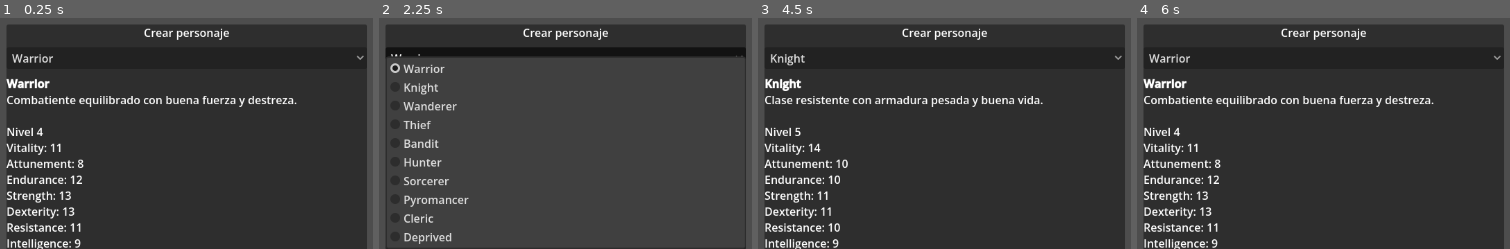
Above: before the commit, frames 1-4 (left to right).
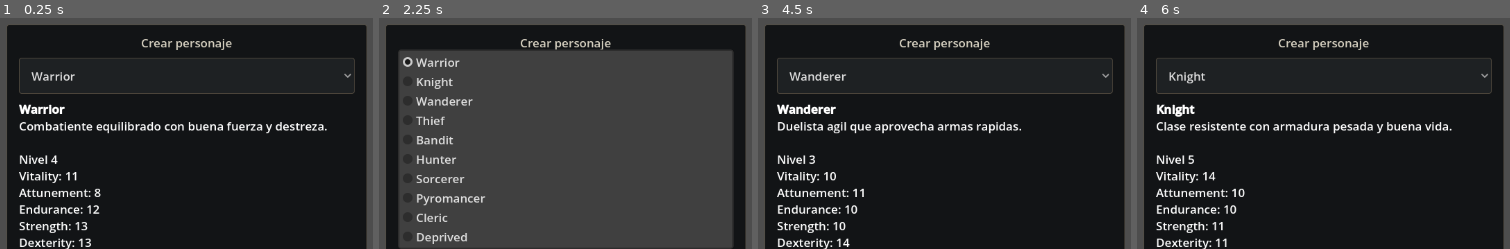
Above: after the commit, the same moments.

Repository: joacoaldabe/Soulslike
Game: Godot game, scene res://scenes/Main.tscn
The game is run twice, just before and just after one commit, with the same random seed, the same clock (stepped at 60 frames per second) and the same inputs.
Inputs (mouse positions are in pixels of both pictures, inside the frame that each line leads up to):
- Up to frame 1 (0.25 s): no input
- Up to frame 2 (2.25 s): click "Warrior" at 0.5 s; tap Enter at 1.25 s; move the mouse to (outside the picture) at 1.27 s; hold D (move_right) 1.28-2.03 s; tap F (heavy_attack) at 1.35 s; click (outside the picture) at 1.42 s; tap Space (roll) at 2 s; move the mouse to (outside the picture) at 2.02 s; hold S (move_back) from 2.03 s (still down); tap E (interact) at 2.1 s
- Up to frame 3 (4.5 s): tap Enter at 2.75, 4.25 s; move the mouse to (outside the picture) at 2.77 s; release S (move_back) at 2.78 s; hold D (move_right) 2.78-3.53 s; click (outside the picture) at 2.85 s; tap Space (roll) at 3.5, 4.35 s; move the mouse to (outside the picture) at 3.52 s; hold W (move_forward) 3.53-4.28 s; tap Q (lock_on) at 3.6 s; click (outside the picture) at 3.67 s; move the mouse to (1004, 91) at 4.27 s; hold A (move_left) from 4.28 s (still down)
- Up to frame 4 (6 s): tap I (inventory) at 4.9 s; release A (move_left) at 5 s; click (1323, 57) at 5 s, where only the run before the commit has a clickable "Knight"; click (1323, 75) at 5.75 s, where only the run after the commit has a clickable "Wanderer"

The runs differ from the first frame. In frame 1, 74% of the frame differs, in the area x 1-99%, y 3-100%; in frame 2, 21%; in frame 3, 74%; in frame 4, 74%.

Commit message:
Polish HUD visuals

Diff:
--- a/scripts/UI.gd
+++ b/scripts/UI.gd
@@ -21,9 +21,11 @@
 var level_attribute_option = null
 var level_cost_label = null
 var notification_label = null
+var visual_theme: Theme = null
 
 func _ready():
 	add_to_group("ui")
+	_apply_visual_theme()
 	_build_creator()
 	_build_hud()
 	_build_inventory()
@@ -39,8 +41,46 @@
 	_refresh_hud()
 	_refresh_inventory()
 
+func _apply_visual_theme():
+	var theme = Theme.new()
+	theme.default_font_size = 17
+	var panel = StyleBoxFlat.new()
+	panel.bg_color = Color(0.055,0.065,0.075,0.94)
+	panel.border_color = Color(0.34,0.31,0.26,0.9)
+	panel.set_border_width_all(1)
+	panel.corner_radius_top_left = 3
+	panel.corner_radius_top_right = 3
+	panel.corner_radius_bottom_left = 3
+	panel.corner_radius_bottom_right = 3
+	panel.content_margin_left = 18
+	panel.content_margin_right = 18
+	panel.content_margin_top = 14
+	panel.content_margin_bottom = 14
+	theme.set_stylebox("panel", "PanelContainer", panel)
+	var button = panel.duplicate()
+	button.bg_color = Color(0.12,0.13,0.14,0.96)
+	theme.set_stylebox("normal", "Button", button)
+	var hover = button.duplicate()
+	hover.bg_color = Color(0.25,0.22,0.17,0.98)
+	hover.border_color = Color(0.72,0.57,0.33,1.0)
+	theme.set_stylebox("hover", "Button", hover)
+	var health_fill = StyleBoxFlat.new()
+	health_fill.bg_color = Color("8f3038")
+	var stamina_fill = StyleBoxFlat.new()
+	stamina_fill.bg_color = Color("4b8c58")
+	var bar_bg = StyleBoxFlat.new()
+	bar_bg.bg_color = Color(0.04,0.045,0.05,0.9)
+	bar_bg.border_color = Color(0.24,0.25,0.24,1)
+	bar_bg.set_border_width_all(1)
+	theme.set_stylebox("background", "ProgressBar", bar_bg)
+	theme.set_color("font_color", "Label", Color("d8d2c2"))
+	visual_theme = theme
+	set_meta("health_fill", health_fill)
+	set_meta("stamina_fill", stamina_fill)
+
 func _build_creator():
 	creator_panel = PanelContainer.new()
+	creator_panel.theme = visual_theme
 	creator_panel.name = "CharacterCreator"
 	creator_panel.set_anchors_preset(Control.PRESET_CENTER)
 	creator_panel.custom_minimum_size = Vector2(520, 520)
@@ -73,6 +113,7 @@
 
 func _build_hud():
 	hud = VBoxContainer.new()
+	hud.theme = visual_theme
 	hud.set_anchors_preset(Control.PRESET_TOP_LEFT)
 	hud.position = Vector2(16, 16)
 	hud.custom_minimum_size = Vector2(300, 0)
@@ -82,12 +123,14 @@
 	health_bar = ProgressBar.new()
 	health_bar.show_percentage = false
 	health_bar.custom_minimum_size = Vector2(280, 20)
+	health_bar.add_theme_stylebox_override("fill", get_meta("health_fill"))
 	hud.add_child(health_bar)
 	stamina_label = Label.new()
 	hud.add_child(stamina_label)
 	stamina_bar = ProgressBar.new()
 	stamina_bar.show_percentage = false
 	stamina_bar.custom_minimum_size = Vector2(280, 20)
+	stamina_bar.add_theme_stylebox_override("fill", get_meta("stamina_fill"))
 	hud.add_child(stamina_bar)
 	souls_label = Label.new()
 	hud.add_child(souls_label)
@@ -97,6 +140,7 @@
 
 func _build_inventory():
 	inventory_panel = PanelContainer.new()
+	inventory_panel.theme = visual_theme
 	inventory_panel.set_anchors_preset(Control.PRESET_CENTER)
 	inventory_panel.custom_minimum_size = Vector2(620, 440)
 	add_child(inventory_panel)
@@ -130,6 +174,7 @@
 
 func _build_bonfire_menu():
 	bonfire_panel = PanelContainer.new()
+	bonfire_panel.theme = visual_theme
 	bonfire_panel.set_anchors_preset(Control.PRESET_CENTER)
 	bonfire_panel.custom_minimum_size = Vector2(430, 360)
 	add_child(bonfire_panel)
@@ -169,6 +214,7 @@
 
 func _build_notifications():
 	notification_label = Label.new()
+	notification_label.theme = visual_theme
 	notification_label.set_anchors_preset(Control.PRESET_BOTTOM_LEFT)
 	notification_label.position = Vector2(16, -56)
 	notification_label.custom_minimum_size = Vector2(650, 40)
@@ -212,11 +258,11 @@
 		return
 	health_bar.max_value = GameState.max_health
 	health_bar.value = GameState.health
-	health_label.text = "HP %d / %d" % [GameState.health, GameState.max_health]
+	health_label.text = "VIDA"
 	stamina_bar.max_value = GameState.max_stamina
 	stamina_bar.value = GameState.stamina
-	stamina_label.text = "Stamina %d / %d" % [GameState.stamina, GameState.max_stamina]
-	souls_label.text = "Souls: %d | Nivel: %d | Costo: %d" % [GameState.souls, GameState.level, GameState.get_level_cost()]
+	stamina_label.text = "ENERGIA"
+	souls_label.text = "%d souls    Nivel %d" % [GameState.souls, GameState.level]
 	var weapon = Inventory.get_equipped_weapon()
 	weapon_label.text = "Arma: %s" % (weapon.display_name if weapon != null else "Sin arma")
 	if level_cost_label != null:
